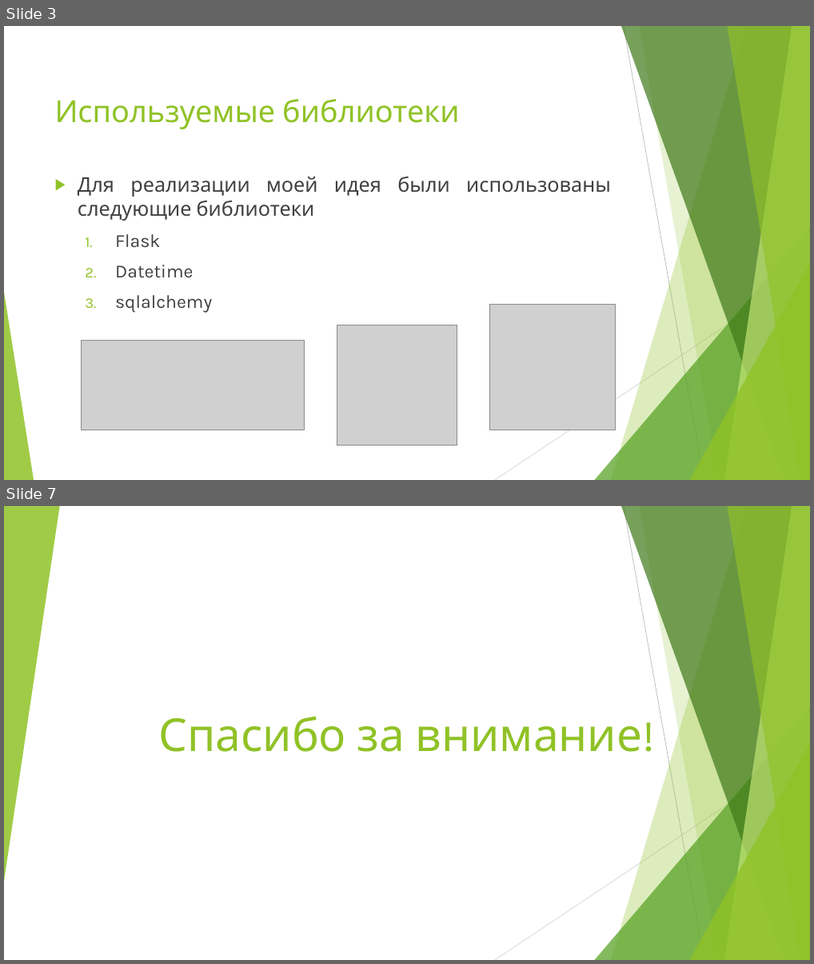
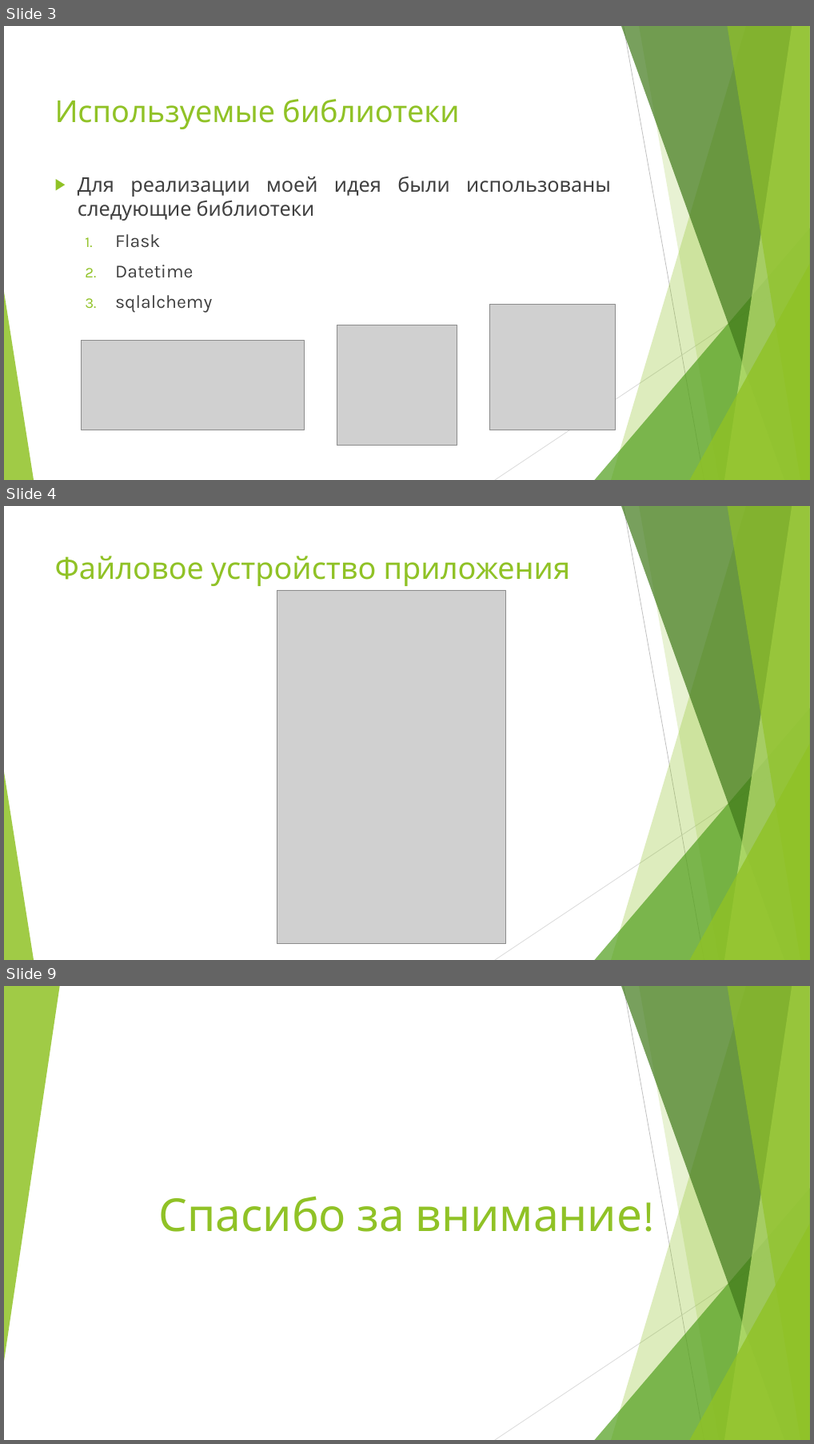
Before and after one commit to Finin1/YP-hometask-site, a slide deck: Ученический электронный дневник.pptx. Shown one above the other, each under a label of ours: slides 3 and 7 before the commit, slides 3, 4 and 9 after it; the slides between them are not shown. The pictures are 814x964 and 814x1444 pixels, drawn with LibreOffice and Linux fonts; fonts in the diff are those of the drawing; grey boxes stand for pictures. Boxes give left, top, right and bottom in pixels: in the first picture for what was removed or moved away, otherwise in the second. Text is boxed around its words. In the diff, an @@ line names an element or a change of style, - is before the commit and + after.

```diff
--- a/Ученический электронный дневник.pptx
+++ b/Ученический электронный дневник.pptx
@@ slide 4 added at bbox=[4, 506, 810, 960], background #FFFFFF; not listed: 10 template elements that a slide beside it also shows @@
@@ title added at bbox=[55, 556, 571, 586], 36 pt, text #90C226 @@
+Файловое устройство приложения
@@ picture added at bbox=[277, 590, 506, 944] @@
@@ what was slide 7 is now slide 9 @@
```
Also in this commit, not shown: 1 slide changed, 3 other slides added, 2 slides removed, 6 other files.
